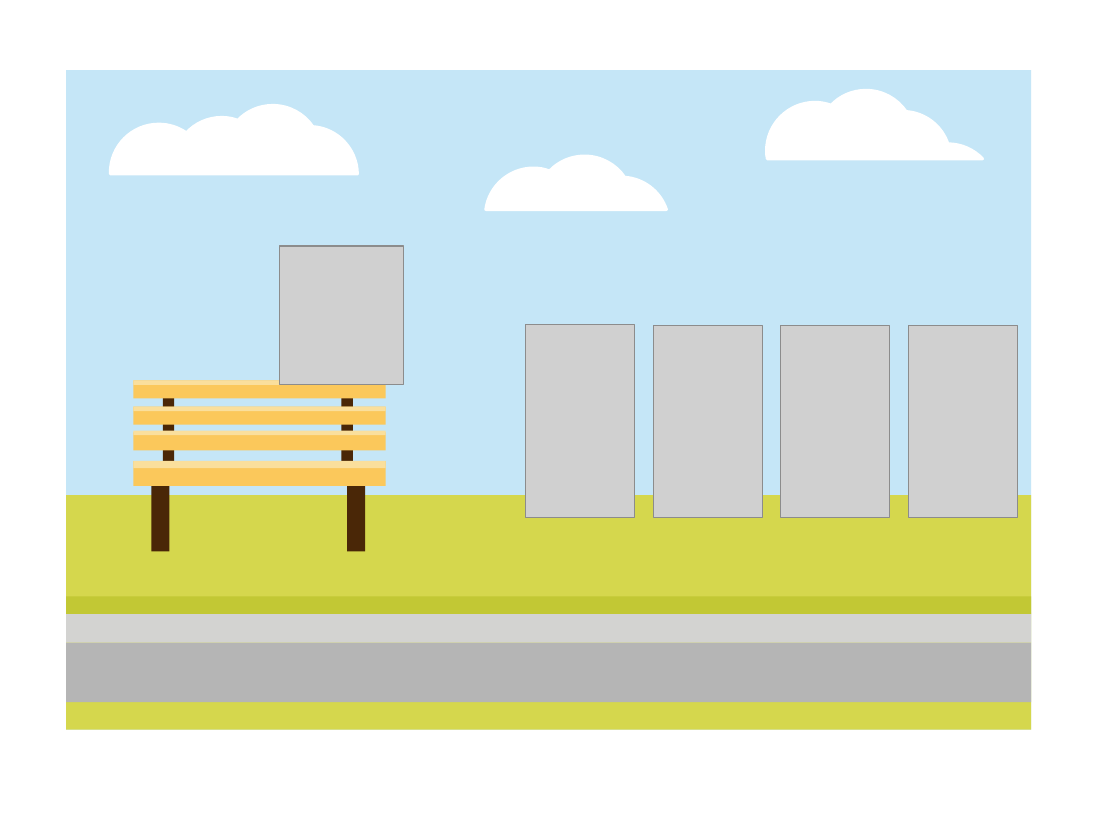
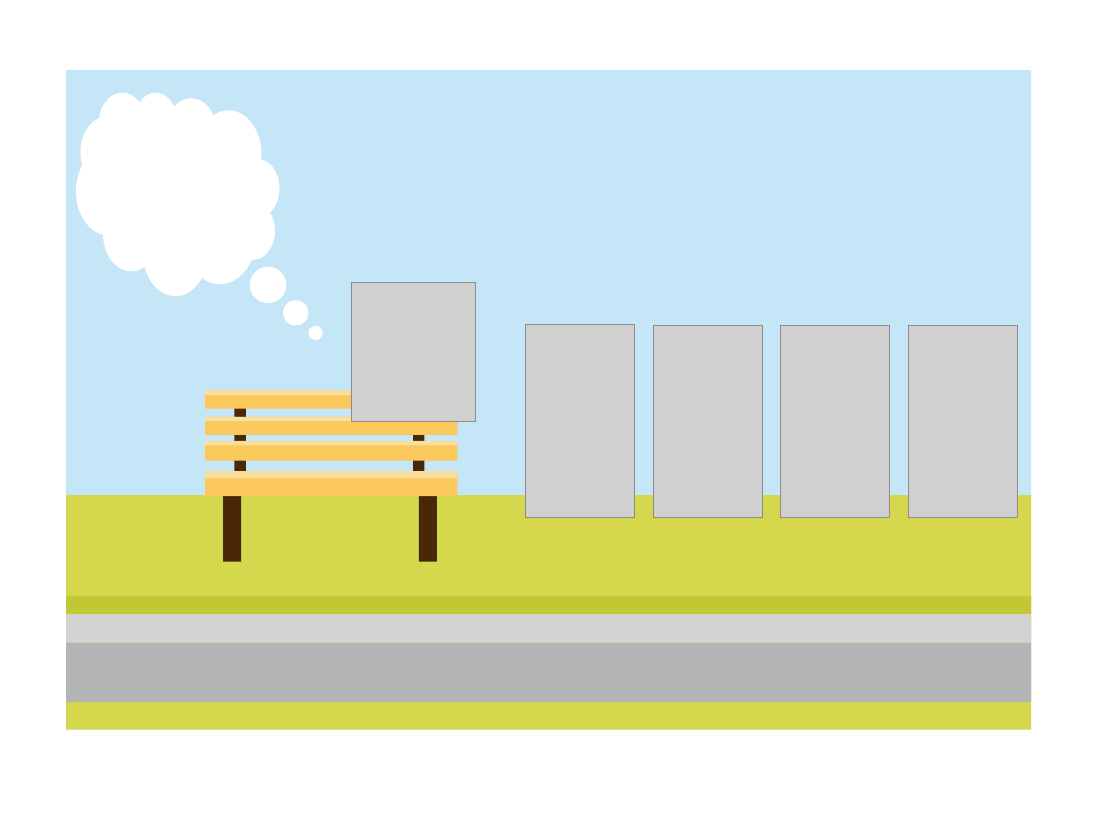
Before and after one commit to gustavoFG28/Ludit, a slide deck: slide 2 of Sketch/Games/Jogo Pinguim.pptx. Drawn at 1120x840 pixels with LibreOffice and Linux fonts; fonts in the diff are those of the drawing; grey boxes stand for pictures; background and template pictures are left out. Boxes give left, top, right and bottom in pixels: in the first picture for what was removed or moved away, otherwise in the second. Text is boxed around its words. In the diff, an @@ line names an element or a change of style, - is before the commit and + after.

```diff
--- a/Sketch/Games/Jogo Pinguim.pptx
+++ b/Sketch/Games/Jogo Pinguim.pptx
@@ thought cloud added at <box>77,94,278,295</box>, fill #FFFFFF, outline #FFFFFF 2 pt @@
@@ freeform shape removed at <box>111,105,358,174</box> @@
@@ freeform shape removed at <box>766,91,982,159</box> @@
@@ freeform shape removed at <box>486,156,666,209</box> @@
@@ picture: place and size @@
-picture at <box>280,246,404,385</box>
+picture at <box>352,282,476,421</box>
@@ 12 rectangles: place and size @@
-12 rectangles at <box>133,381,385,551</box>
+12 rectangles at <box>205,391,457,561</box>
```
Also in this commit, not shown: 6 other files.
